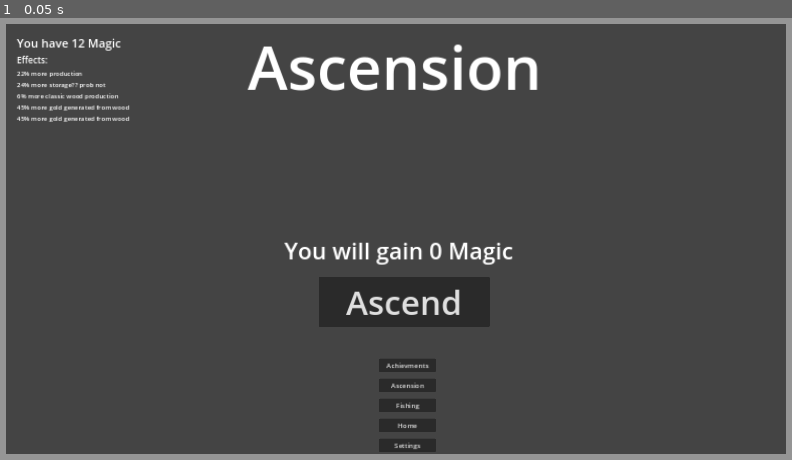
Above: before the commit, frame 1.
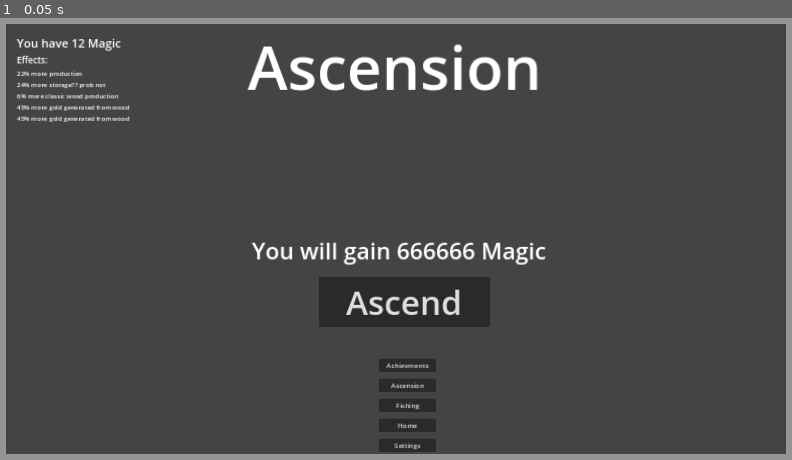
Above: after the commit, the same moment.

Repository: mdbernhards/BeaverIncremental
Game: Godot game, scene res://Scenes/game.tscn
Two runs of this game, one before a commit and one after it. Both use one fixed random seed, a clock stepped at 60 frames per second and the inputs below.
Inputs:
- Up to frame 1 (0.05 s): no input

The runs differ from the first frame. In frame 1, 0.9% of the frame differs, in the area x 31-69%, y 50-56%.

Commit message:
Balancing, Ordering, Colours
Fixed upgrade ordering
Update some of the wood colours
Update the achievement dictionary
More balancing for updates and research

Diff:
--- a/Scenes/GameMainScreenScenes/GameScenes/ResourceTicks.gd
+++ b/Scenes/GameMainScreenScenes/GameScenes/ResourceTicks.gd
@@ -56,7 +56,7 @@
 				woodLossPercentage = 1.0
 
 		Values.ResourceValues[woodType]["RealPerSecondIncrease"] = woodGain * woodLossPercentage
-		SaveData.Resources[woodType]["Count"] += woodGain
+		SaveData.Resources[woodType]["Count"] += woodGain * woodLossPercentage
 
 		if lastWoodType != null and woodLoss > 0:
 			var actualLoss = woodLoss * woodLossPercentage
--- a/Scenes/GameMainScreenScenes/GameScenes/UpgradeSection/Upgrades.gd
+++ b/Scenes/GameMainScreenScenes/GameScenes/UpgradeSection/Upgrades.gd
@@ -1,6 +1,6 @@
 extends MarginContainer
 
-var ResourceType
+var ResourceType = "Oak"
 
 # Nodes
 var UpgradeTabTitle
@@ -8,6 +8,7 @@
 
 func _ready():
 	setNodePaths()
+	setupUpgrades()
 
 func _process(_delta):
 	pass
@@ -20,11 +21,12 @@
 func setupUpgrades():
 	var upgradeItems = ItemGrid.get_children()
 
+	for nr in 18:
+		ItemGrid.get_child(nr).UpgradeNumber = Upgrades.UpgradePositions[ResourceType][nr]
+
 	for item in upgradeItems:
 		item.changeUpgrade(ResourceType)
 
-	for nr in 18:
-		ItemGrid.move_child(ItemGrid.get_child(Upgrades.UpgradePositions[ResourceType][nr]), nr)
 
 func setNodePaths():
 	UpgradeTabTitle = $VBox/TopHBox/TitleMC/TitleLabel
--- a/Scenes/GameMainScreenScenes/GameScenes/UpgradeSection/upgrade_item.gd
+++ b/Scenes/GameMainScreenScenes/GameScenes/UpgradeSection/upgrade_item.gd
@@ -11,11 +11,13 @@
 var SaveDataValues
 
 var SecondaryName
+
 # Nodes
 var NameLabel
 var PriceLabel
 var LevelLabel
 var CantAffordColorRect
+var NrLabel
 
 func _ready():
 	CurrentPrice = 100
@@ -38,7 +40,9 @@
 		else:
 			CantAffordColorRect.visible = true
 
-func changeUpgrade(woodType):
+func changeUpgrade(woodType, upgradeNr = UpgradeNumber):
+	UpgradeNumber = upgradeNr
+
 	ResourceType = woodType
 	$Color.color = Values.ResourceValues[ResourceType]["Color"]
 
@@ -67,6 +71,7 @@
 
 	PriceLabel.text = "price: " + str(CurrentPrice)
 	LevelLabel.text = "LvL " + str(SaveDataValues["Level"])
+	NrLabel.text = str(UpgradeNumber)
 
 	if SecondaryName and SecondaryName != NameLabel.text and SaveDataValues["Level"] > 0:
 		NameLabel.text = SecondaryName
@@ -76,6 +81,7 @@
 	PriceLabel = $Color/VBox/MC2/PriceLabel
 	LevelLabel = $Color/VBox/MC3/HBox/MC3/LevelLabel
 	CantAffordColorRect = $CantAffordColorRect
+	NrLabel = $Color/VBox/MC/NrLabel
 
 func _on_buy_button_button_down():
 	if !SaveDataValues:
--- a/Scenes/GameMainScreenScenes/GameScenes/UpgradeSection/upgrade_item.tscn
+++ b/Scenes/GameMainScreenScenes/GameScenes/UpgradeSection/upgrade_item.tscn
@@ -22,11 +22,19 @@
 layout_mode = 2
 theme_override_constants/margin_left = 6
 theme_override_constants/margin_top = 4
+theme_override_constants/margin_right = 6
 
 [node name="NameLabel" type="Label" parent="Color/VBox/MC"]
 layout_mode = 2
 theme_override_font_sizes/font_size = 16
 text = "Wood 1"
+
+[node name="NrLabel" type="Label" parent="Color/VBox/MC"]
+layout_mode = 2
+theme_override_colors/font_color = Color(0, 0, 0, 1)
+theme_override_font_sizes/font_size = 16
+text = "10"
+horizontal_alignment = 2
 
 [node name="MC2" type="MarginContainer" parent="Color/VBox"]
 layout_mode = 2
--- a/singletons/CalculatePrice.gd
+++ b/singletons/CalculatePrice.gd
@@ -5,7 +5,7 @@
 		"Oak" :
 			return round(pow(1.365, beaverCount) + 1.27 * pow(beaverCount, 3.36)) + beaverCount * 6 + 5
 		"Apple" :
-			return round(pow(1.34, beaverCount) + 1.274 * pow(beaverCount, 2.94)) + beaverCount * 8 + 9
+			return round(pow(1.35, beaverCount) + 1.277 * pow(beaverCount, 2.96)) + beaverCount * 8 + 9
 		"Maple" :
 			return round(pow(1.37, beaverCount) + 1.34 * pow(beaverCount, 2.69)) + beaverCount * 10 + 17
 		"Birch" :
@@ -36,7 +36,7 @@
 func getWoodcampCost(woodcampCount, woodType):
 	match woodType :
 		"Oak" :
-			return round(pow(1.35, woodcampCount) + 1.33 * pow(woodcampCount, 2.46)) + woodcampCount * 55 + 99
+			return round(pow(2.05, woodcampCount) + 1.42 * pow(woodcampCount, 2.46)) + woodcampCount * 45 + 99
 		"Apple" :
 			return round(pow(1.44, woodcampCount) + 1.39 * pow(woodcampCount, 2.99)) + woodcampCount * 95 + 129
 		"Maple" :
@@ -110,19 +110,19 @@
 		"Oak" :
 			match upgradeNr :
 				"1" :
-					return round(pow(1.449, level) + 1.55 * pow(level, 2.65)) + level * 12 + 29
+					return round(pow(1.499, level) + 1.55 * pow(level, 2.65)) + level * 12 + 29
 				"2" :
 					return round(pow(1.215, level) + 3.95 * pow(level, 2.055)) + level * 15 + 39
 				"3" :
-					return round(pow(1.16, level) + 1.35 * pow(level, 2.5)) + 600 * (level + 1) + 1500
+					return round(pow(1.355, level) + 1.65 * pow(level, 3.65)) + 900 * (level + 1) + 1200
 				"4" :
 					return round(pow(1.475, level) + 3.45 * pow(level, 3.56)) + (level + 1) * 1499 - 1000
 				"5" :
-					return round(pow(1.54, level) + 2.44 * pow(level, 3.15)) + level * 35 + 499
+					return round(pow(1.555, level) + 2.55 * pow(level, 3.26)) + level * 55 + 499
 				"6" :
 					return round(pow(1.563, level) + 3.99 * pow(level, 4.15)) + level * 15000 + 10000
 				"7" :
-					return round(pow(1.6, level) + 4 * pow(level, 2.35)) + 265 * level + 2450
+					return round(pow(1.61, level) + 4.1 * pow(level, 2.45)) + 275 * level + 2450
 				"8" :
 					return round(pow(1.107, level) + 1.438 * pow(level, 2.55)) + 32772 * (level + 1) * 88
 				"9" :
@@ -156,7 +156,7 @@
 				"4" :
 					return round(pow(1.313, level) + 1.129 * pow(level, 3.16)) + 120 * (level + 1) + 2999
 				"5" :
-					return round(pow(1.323, level) + 1.169 * pow(level, 4.23)) + 16 * (level + 1) * 30 + 5000
+					return round(pow(1.476, level) + 1.669 * pow(level, 4.46)) + level * 1250 + 4500
 				"6" :
 					return round(pow(1.488, level) + 1.7 * pow(level, 2.8)) + 1130 * level + 999
 				"7" :
@@ -186,17 +186,17 @@
 		"Maple" :
 			match upgradeNr :
 				"1" :
-					return round(pow(1.295, level) + 2.710 * pow(level, 3.36)) + (level + 1) * 9
-				"2" :
-					return round(pow(1.354, level) + 2.415 * pow(level, 2.95)) + 45 * (level + 1) - 20
-				"3" :
-					return round(pow(1.397, level) + 1.299 * pow(level, 3.48)) + 185 * (level + 1) + 880
-				"4" :
-					return round(pow(1.280, level) + 1.4 * pow(level, 3.5)) + 140 * (level + 1) + 160
-				"5" :
-					return round(pow(1.208, level) + 1.735 * pow(level, 2.77)) + 500 * (level + 1) + 20000
-				"6" :
-					return round(pow(1.409, level) + 1.207 * pow(level, 4.09)) + 32 * (level + 1) * 37
+					return round(pow(1.515, level) + 3.115 * pow(level, 3.665)) + level * 12 + 9
+				"2" :
+					return round(pow(1.464, level) + 2.715 * pow(level, 3.17)) + 48 * level + 25
+				"3" :
+					return round(pow(1.517, level) + 1.899 * pow(level, 3.78)) + 215 * level + 1280
+				"4" :
+					return round(pow(1.385, level) + 2.2 * pow(level, 3.76)) + 165 * level + 329
+				"5" :
+					return round(pow(1.308, level) + 2.335 * pow(level, 2.87)) + 750 * level + 21000
+				"6" :
+					return round(pow(1.509, level) + 2.107 * pow(level, 4.09)) + 32 * (level + 1) * 37
 				"7" :
 					return round(pow(1.354, level) + 1.141 * pow(level, 1.67)) + 64 * (level + 1) * 47
 				"8" :
--- a/singletons/CalculateValues.gd
+++ b/singletons/CalculateValues.gd
@@ -414,7 +414,7 @@
 				"3":
 					TempValues[woodType]["WpsPerWc"] += upgradeLevel
 				"4":
-					TempValues[woodType]["WpcToWpsMultip"] *= pow(1.02, upgradeLevel)
+					TempValues[woodType]["WpcToWpsMultip"] *= pow(1.015, upgradeLevel)
 				"5":
 					if upgradeLevel == 1:
 						Unlocks.Unlocks["Apple"]["Unlocked"] = true
--- a/singletons/SaveData.gd
+++ b/singletons/SaveData.gd
@@ -1,7 +1,7 @@
 extends Node
 
 var Gold = {
-	"Count" : 0,
+	"Count" : 9999999999,
 }
 
 var Magic = {
@@ -14,7 +14,7 @@
 		"Beavers" : 1,
 		"Woodcamps": 0,
 		"Production" : 100, # %
-		"MarketSellPercentage": 50, # %
+		"MarketSellPercentage": 100, # %
 		"BotSellPercentage": 100, # %
 		"Bots": 0,
 	},
@@ -23,7 +23,7 @@
 		"Beavers" : 1,
 		"Woodcamps": 0,
 		"Production" : 100, # %
-		"MarketSellPercentage": 50, # %
+		"MarketSellPercentage": 100, # %
 		"BotSellPercentage": 100, # %
 		"Bots": 0,
 	},
@@ -32,7 +32,7 @@
 		"Beavers" : 1,
 		"Woodcamps": 0,
 		"Production" : 100, # %
-		"MarketSellPercentage": 50, # %
+		"MarketSellPercentage": 100, # %
 		"BotSellPercentage": 100, # %
 		"Bots": 0,
 	},
@@ -41,7 +41,7 @@
 		"Beavers" : 1,
 		"Woodcamps": 0,
 		"Production" : 100, # %
-		"MarketSellPercentage": 50, # %
+		"MarketSellPercentage": 100, # %
 		"BotSellPercentage": 100, # %
 		"Bots": 0,
 	},
--- a/singletons/Values.gd
+++ b/singletons/Values.gd
@@ -62,7 +62,7 @@
 		"PerSecondIncrease": 0,
 		"PerSecondLoss": 0,
 		"Storage" : 1000,
-		"Color" : Color(0.79215687513351, 0.49411764740944, 0.32549020648003),
+		"Color" : Color(0.803, 0.38, 0.31),
 		"RealPerSecondIncrease": 0,
 		"RealPerSecondLoss": 0,
 		"SoldFor": 0.06,
@@ -79,7 +79,7 @@
 		"PerSecondIncrease": 0,
 		"PerSecondLoss": 0,
 		"Storage" : 1000,
-		"Color" : Color(0.92941176891327, 0.81568628549576, 0.74509805440903),
+		"Color" : Color(0.757, 0.639, 0.263),
 		"RealPerSecondIncrease": 0,
 		"RealPerSecondLoss": 0,
 		"SoldFor": 0.15,
@@ -96,7 +96,7 @@
 		"PerSecondIncrease": 0,
 		"PerSecondLoss": 0,
 		"Storage" : 1000,
-		"Color" : Color(0.85098040103912, 0.71372550725937, 0.60392159223557),
+		"Color" : Color(0.775, 0.614, 0.484),
 		"RealPerSecondIncrease": 0,
 		"RealPerSecondLoss": 0,
 		"SoldFor": 0.35,
--- a/singletons/constantData/Achievements.gd
+++ b/singletons/constantData/Achievements.gd
@@ -2,43 +2,255 @@
 
 var Achievements = {
 	"1" : {
-		"Name" : "First",
+		"Name" : "Unlock 5 wood types",
 		"Description" : "First",
 	},
 	"2" : {
-		"Name" : "First",
+		"Name" : "Unlock 10 wood types",
 		"Description" : "First",
 	},
 	"3" : {
-		"Name" : "First",
+		"Name" : "Unlock all wood types",
 		"Description" : "First",
 	},
 	"4" : {
-		"Name" : "First",
+		"Name" : "click on this achievement",
 		"Description" : "First",
 	},
 	"5" : {
-		"Name" : "First",
+		"Name" : "Unlocked Bots",
 		"Description" : "First",
 	},
 	"6" : {
-		"Name" : "First",
+		"Name" : "Unlocked Dam construction",
 		"Description" : "First",
 	},
 	"7" : {
-		"Name" : "First",
+		"Name" : "Unlocked Fishing",
 		"Description" : "First",
 	},
 	"8" : {
-		"Name" : "First",
+		"Name" : "Unlocked fishing spot 1",
 		"Description" : "First",
 	},
 	"9" : {
-		"Name" : "First",
+		"Name" : "Unlocked fishing spot 2",
 		"Description" : "First",
 	},
 	"10" : {
-		"Name" : "First",
+		"Name" : "Unlocked fishing spot 3",
+		"Description" : "First",
+	},
+	"11" : {
+		"Name" : "Unlocked fishing spot 4",
+		"Description" : "First",
+	},
+	"12" : {
+		"Name" : "Unlocked fishing spot 5",
+		"Description" : "First",
+	},
+	"13" : {
+		"Name" : "Have 100 woodcamps",
+		"Description" : "First",
+	},
+	"14" : {
+		"Name" : "Have 1000 woodcamps",
+		"Description" : "First",
+	},
+	"15" : {
+		"Name" : "Have 10000 woodcamps",
+		"Description" : "First",
+	},
+	"16" : {
+		"Name" : "Have 100000 woodcamps",
+		"Description" : "First",
+	},
+	"17" : {
+		"Name" : "Have 10^6 woodcamps",
+		"Description" : "First",
+	},
+	"18" : {
+		"Name" : "Have 10^7 woodcamps",
+		"Description" : "First",
+	},
+	"19" : {
+		"Name" : "Have 10^8 woodcamps",
+		"Description" : "First",
+	},
+	"20" : {
+		"Name" : "Have 10^9 woodcamps",
+		"Description" : "First",
+	},
+	"21" : {
+		"Name" : "Have 10^10 woodcamps",
+		"Description" : "First",
+	},
+	"22" : {
+		"Name" : "Have 100 beavers",
+		"Description" : "First",
+	},
+	"23" : {
+		"Name" : "Have 1000 beavers",
+		"Description" : "First",
+	},
+	"24" : {
+		"Name" : "Have 10000 beavers",
+		"Description" : "First",
+	},
+	"25" : {
+		"Name" : "Have 100000 beavers",
+		"Description" : "First",
+	},
+	"26" : {
+		"Name" : "24 h played",
+		"Description" : "First",
+	},
+	"27" : {
+		"Name" : "Total wood produced 10^8",
+		"Description" : "First",
+	},
+	"28" : {
+		"Name" : "Total wood produced 10^9",
+		"Description" : "First",
+	},
+	"29" : {
+		"Name" : "Total wood produced 10^10",
+		"Description" : "First",
+	},
+	"30" : {
+		"Name" : "Total wood produced 10^11",
+		"Description" : "First",
+	},
+	"31" : {
+		"Name" : "Total wood produced 10^12",
+		"Description" : "First",
+	},
+	"32" : {
+		"Name" : "Total wood produced 10^13",
+		"Description" : "First",
+	},
+	"33" : {
+		"Name" : "Total wood produced 10^14",
+		"Description" : "First",
+	},
+	"34" : {
+		"Name" : "Total wood produced 10^15",
+		"Description" : "First",
+	},
+	"35" : {
+		"Name" : "Construct the small dam",
+		"Description" : "First",
+	},
+	"36" : {
+		"Name" : "Construct medium dam",
+		"Description" : "First",
+	},
+	"37" : {
+		"Name" : "Construct Big Dam",
+		"Description" : "First",
+	},
+	"38" : {
+		"Name" : "Construct Giant Dam / Mega Dam",
+		"Description" : "First",
+	},
+	"39" : {
+		"Name" : "Sell all the produced wood with bots",
+		"Description" : "First",
+	},
+	"40" : {
+		"Name" : "Find electric eal",
+		"Description" : "First",
+	},
+	"41" : {
+		"Name" : "Find Giant squid",
+		"Description" : "First",
+	},
+	"42" : {
+		"Name" : "Unlock all baits",
+		"Description" : "First",
+	},
+	"43" : {
+		"Name" : "Unlocked fishing spot 1",
+		"Description" : "First",
+	},
+	"44" : {
+		"Name" : "Unlocked fishing spot 2",
+		"Description" : "First",
+	},
+	"45" : {
+		"Name" : "Unlocked fishing spot 3",
+		"Description" : "First",
+	},
+	"46" : {
+		"Name" : "Unlocked fishing spot 4",
+		"Description" : "First",
+	},
+	"47" : {
+		"Name" : "Unlocked fishing spot 5",
+		"Description" : "First",
+	},
+	"48" : {
+		"Name" : "gold gain per sec +1000",
+		"Description" : "First",
+	},
+	"49" : {
+		"Name" : "gold gain per sec +10000",
+		"Description" : "First",
+	},
+	"50" : {
+		"Name" : "gold gain per sec +190000",
+		"Description" : "First",
+	},
+	"51" : {
+		"Name" : "gold gain per sec +2800000",
+		"Description" : "First",
+	},
+	"52" : {
+		"Name" : "gold gain per sec +37000000",
+		"Description" : "First",
+	},
+	"53" : {
+		"Name" : "gold gain per sec +460000000",
+		"Description" : "First",
+	},
+	"54" : {
+		"Name" : "Ascend 1 time",
+		"Description" : "First",
+	},
+	"55" : {
+		"Name" : "Ascend 5 times",
+		"Description" : "First",
+	},
+	"56" : {
+		"Name" : "Ascend 25 times",
+		"Description" : "First",
+	},
+	"57" : {
+		"Name" : "Ascend 75 times",
+		"Description" : "First",
+	},
+	"58" : {
+		"Name" : "Ascend 150 times",
+		"Description" : "First",
+	},
+	"59" : {
+		"Name" : "Click 1 time",
+		"Description" : "First",
+	},
+	"60" : {
+		"Name" : "Why Are We Clicking?",
+		"Description" : "Manually click 10,000 times in one session",
+	},
+	"61" : {
+		"Name" : "All upgrades lvl 100",
+		"Description" : "First",
+	},
+	"62" : {
+		"Name" : "Click all buttons in the game",
+		"Description" : "First",
+	},
+	"63" : {
+		"Name" : "Buy all magic upgrades",
 		"Description" : "First",
 	},
 }
--- a/singletons/constantData/Research.gd
+++ b/singletons/constantData/Research.gd
@@ -93,7 +93,7 @@
 		"Name" : "Maple WPS 3x",
 		"Description" : "Doubles Storage for all Classic Wood",
 		"Time" : 450, # Seconds
-		"OakCost" : 65000, "AppleCost" : 45000, "MapleCost" : 0, "BirchCost" : 0, "SpruceCost" : 0,
+		"OakCost" : 77500, "AppleCost" : 65000, "MapleCost" : 0, "BirchCost" : 0, "SpruceCost" : 0,
 		"ChestnutCost" : 0, "CherryCost" : 0, "AshCost" : 0, "CedarCost" : 0, "MahoganyCost" : 0,
 		"EbonyCost" : 0, "DogwoodCost" : 0, "RosewoodCost" : 0, "Ghost GumCost" : 0, "DragonwoodCost" : 0,
 	},
@@ -101,7 +101,7 @@
 		"Name" : "WoodCamps use 10% less wood",
 		"Description" : "WoodCamps use 10% less wood",
 		"Time" : 580, # Seconds
-		"OakCost" : 0, "AppleCost" : 0, "MapleCost" : 15000, "BirchCost" : 0, "SpruceCost" : 0,
+		"OakCost" : 0, "AppleCost" : 0, "MapleCost" : 20000, "BirchCost" : 0, "SpruceCost" : 0,
 		"ChestnutCost" : 0, "CherryCost" : 0, "AshCost" : 0, "CedarCost" : 0, "MahoganyCost" : 0,
 		"EbonyCost" : 0, "DogwoodCost" : 0, "RosewoodCost" : 0, "Ghost GumCost" : 0, "DragonwoodCost" : 0,
 	},
@@ -125,7 +125,7 @@
 		"Name" : "wpc per wc +10",
 		"Description" : "Doubles Storage for all Classic Wood",
 		"Time" : 360, # Seconds
-		"OakCost" : 0, "AppleCost" : 100000, "MapleCost" : 15000, "BirchCost" : 0, "SpruceCost" : 0,
+		"OakCost" : 0, "AppleCost" : 110000, "MapleCost" : 15000, "BirchCost" : 0, "SpruceCost" : 0,
 		"ChestnutCost" : 0, "CherryCost" : 0, "AshCost" : 0, "CedarCost" : 0, "MahoganyCost" : 0,
 		"EbonyCost" : 0, "DogwoodCost" : 0, "RosewoodCost" : 0, "Ghost GumCost" : 0, "DragonwoodCost" : 0,
 	},
--- a/singletons/constantData/Upgrades.gd
+++ b/singletons/constantData/Upgrades.gd
@@ -1,22 +1,22 @@
 extends Node
 
 var UpgradePositions = {
-	"Oak" : [0, 1, 2, 4, 3, 6, 15, 5, 13, 9, 10, 11, 12, 8, 14, 7, 16, 17],
-	"Apple" : [0, 1, 2, 5, 6, 3, 4, 7, 8, 9, 10, 11, 12, 13, 14, 15, 16, 17],
-	"Maple" : [0, 1, 2, 3, 4, 5, 6, 7, 8, 9, 10, 11, 12, 13, 14, 15, 16, 17],
-	"Birch" : [0, 1, 2, 3, 4, 5, 6, 7, 8, 9, 10, 11, 12, 13, 14, 15, 16, 17],
-	"Spruce" : [0, 1, 2, 3, 4, 5, 6, 7, 8, 9, 10, 11, 12, 13, 14, 15, 16, 17],
-	"Chestnut" : [0, 1, 2, 3, 4, 5, 6, 7, 8, 9, 10, 11, 12, 13, 14, 15, 16, 17],
-	"Cherry" : [0, 1, 2, 3, 4, 5, 6, 7, 8, 9, 10, 11, 12, 13, 14, 15, 16, 17],
-	"Ash" : [0, 1, 2, 3, 4, 5, 6, 7, 8, 9, 10, 11, 12, 13, 14, 15, 16, 17],
-	"Cedar" : [0, 1, 2, 3, 4, 5, 6, 7, 8, 9, 10, 11, 12, 13, 14, 15, 16, 17],
-	"Mahogany" : [0, 1, 2, 3, 4, 5, 6, 7, 8, 9, 10, 11, 12, 13, 14, 15, 16, 17],
-	"Ebony" : [0, 1, 2, 3, 4, 5, 6, 7, 8, 9, 10, 11, 12, 13, 14, 15, 16, 17],
-	"Dogwood" : [0, 1, 2, 3, 4, 5, 6, 7, 8, 9, 10, 11, 12, 13, 14, 15, 16, 17],
-	"Rosewood" : [0, 1, 2, 3, 4, 5, 6, 7, 8, 9, 10, 11, 12, 13, 14, 15, 16, 17],
-	"Ghost Gum" : [0, 1, 2, 3, 4, 5, 6, 7, 8, 9, 10, 11, 12, 13, 14, 15, 16, 17],
-	"Dragonwood" : [0, 1, 2, 3, 4, 5, 6, 7, 8, 9, 10, 11, 12, 13, 14, 15, 16, 17],
-	"Gold" : [0, 1, 2, 3, 4, 5, 6, 7, 8, 9, 10, 11, 12, 13, 14, 15, 16, 17],
+	"Oak" : [1, 2, 3, 5, 4, 7, 16, 6, 14, 10, 11, 12, 13, 9, 15, 8, 17, 18],
+	"Apple" : [1, 2, 3, 6, 7, 4, 5, 8, 9, 10, 11, 12, 13, 14, 15, 16, 17, 18],
+	"Maple" : [1, 2, 3, 4, 5, 6, 7, 8, 9, 10, 11, 12, 13, 14, 15, 16, 17, 18],
+	"Birch" : [1, 2, 3, 4, 5, 6, 7, 8, 9, 10, 11, 12, 13, 14, 15, 16, 17, 18],
+	"Spruce" : [1, 2, 3, 4, 5, 6, 7, 8, 9, 10, 11, 12, 13, 14, 15, 16, 17, 18],
+	"Chestnut" : [1, 2, 3, 4, 5, 6, 7, 8, 9, 10, 11, 12, 13, 14, 15, 16, 17, 18],
+	"Cherry" : [1, 2, 3, 4, 5, 6, 7, 8, 9, 10, 11, 12, 13, 14, 15, 16, 17, 18],
+	"Ash" : [1, 2, 3, 4, 5, 6, 7, 8, 9, 10, 11, 12, 13, 14, 15, 16, 17, 18],
+	"Cedar" : [1, 2, 3, 4, 5, 6, 7, 8, 9, 10, 11, 12, 13, 14, 15, 16, 17, 18],
+	"Mahogany" : [1, 2, 3, 4, 5, 6, 7, 8, 9, 10, 11, 12, 13, 14, 15, 16, 17, 18],
+	"Ebony" : [1, 2, 3, 4, 5, 6, 7, 8, 9, 10, 11, 12, 13, 14, 15, 16, 17, 18],
+	"Dogwood" : [1, 2, 3, 4, 5, 6, 7, 8, 9, 10, 11, 12, 13, 14, 15, 16, 17, 18],
+	"Rosewood" : [1, 2, 3, 4, 5, 6, 7, 8, 9, 10, 11, 12, 13, 14, 15, 16, 17, 18],
+	"Ghost Gum" : [1, 2, 3, 4, 5, 6, 7, 8, 9, 10, 11, 12, 13, 14, 15, 16, 17, 18],
+	"Dragonwood" : [1, 2, 3, 4, 5, 6, 7, 8, 9, 10, 11, 12, 13, 14, 15, 16, 17, 18],
+	"Gold" : [1, 2, 3, 4, 5, 6, 7, 8, 9, 10, 11, 12, 13, 14, 15, 16, 17, 18],
 }
 
 var Upgrades = {
@@ -37,7 +37,7 @@
 			"OtherText" : "",
 		},
 		"4" :  {
-			"Name" : "2% wpc tp wps",
+			"Name" : "1.5% wpc tp wps",
 			"Description" : "Increases wood gathered per click by an additional 1",
 			"OtherText" : "",
 		},
Not shown, changed: Beavers incremental mega sheet.xlsx
